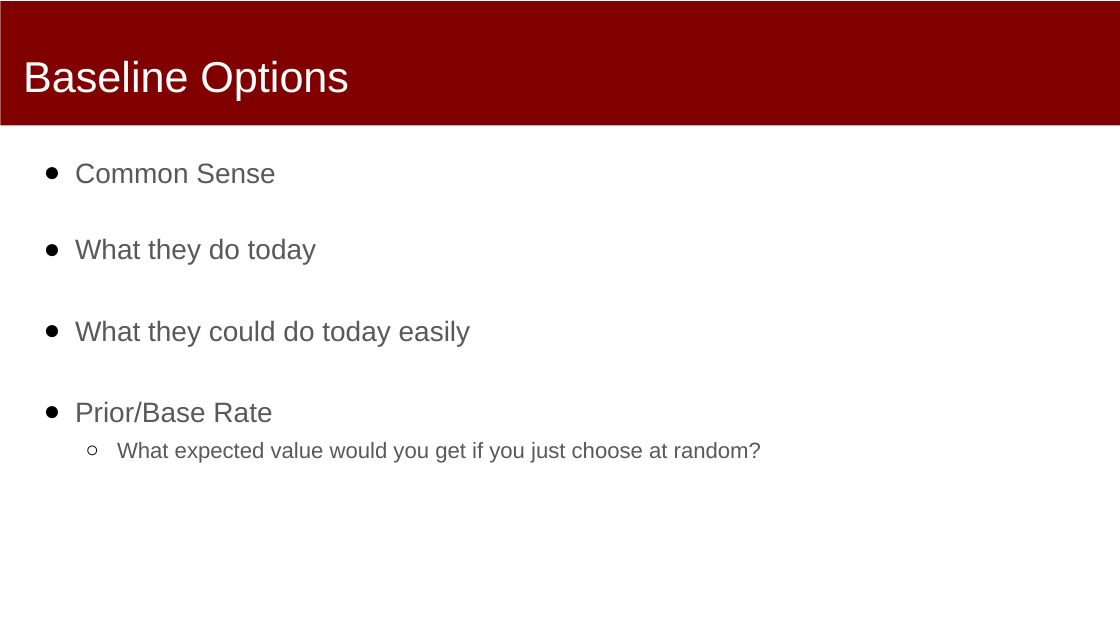
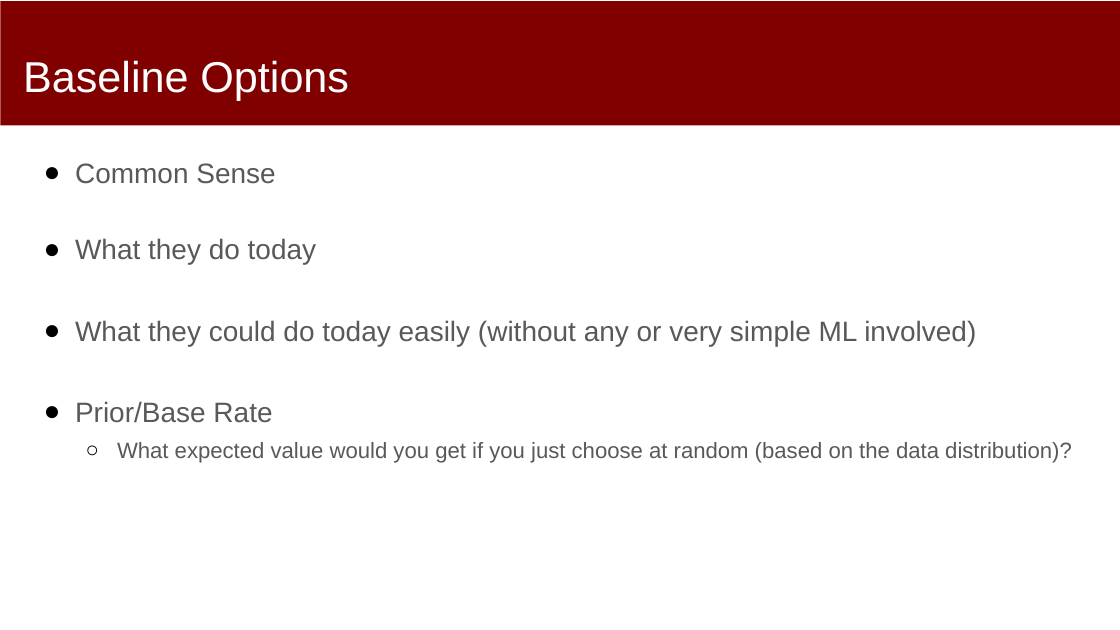
Before and after one commit to dssg/mlforpublicpolicylab, a slide deck: slide 10 of 03 - Data Exploration, Analytical Formulation, and Baselines/formulation-and-baselines.pptx (slide 8 before the commit). Drawn at 1120x630 pixels with LibreOffice and Linux fonts; fonts in the diff are those of the drawing. Boxes give left, top, right and bottom in pixels: in the first picture for what was removed or moved away, otherwise in the second. Text is boxed around its words. In the diff, an @@ line names an element or a change of style, - is before the commit and + after.

Commit message:
updated

```diff
--- a/03 - Data Exploration, Analytical Formulation, and Baselines/formulation-and-baselines.pptx
+++ b/03 - Data Exploration, Analytical Formulation, and Baselines/formulation-and-baselines.pptx
@@ text at [75,320,976,346]: text changed @@
-● What they could do today easily
+● What they could do today easily (without any or very simple ML involved)
@@ text at [117,442,1072,463]: text changed @@
-  ○ What expected value would you get if you just choose at random?
+  ○ What expected value would you get if you just choose at random (based on the data distribution)?
```
Also in this commit, not shown: 2 slides added.
